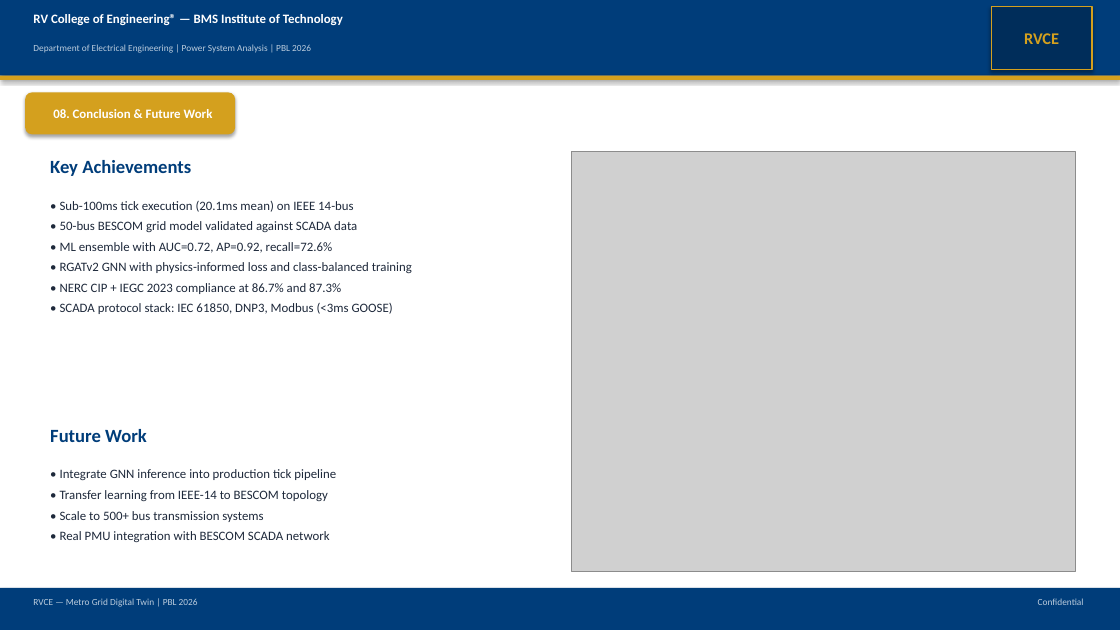
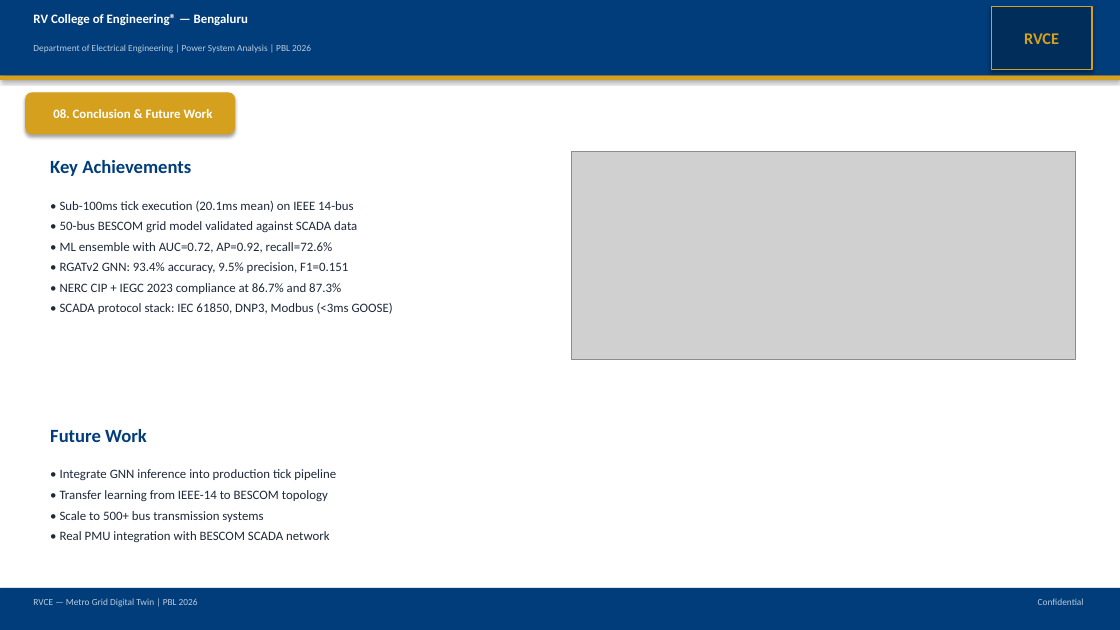
Before and after one commit to varshinicb1/psa-pbl, a slide deck: slide 15 of docs/Metro_Grid_Digital_Twin.pptx. Drawn at 1120x630 pixels with LibreOffice and Linux fonts; fonts in the diff are those of the drawing; grey boxes stand for pictures. Boxes give left, top, right and bottom in pixels: in the first picture for what was removed or moved away, otherwise in the second. Text is boxed around its words. In the diff, an @@ line names an element or a change of style, - is before the commit and + after.

```diff
--- a/docs/Metro_Grid_Digital_Twin.pptx
+++ b/docs/Metro_Grid_Digital_Twin.pptx
@@ text at (33,14,248,25): text changed @@
-RV College of Engineering® — BMS Institute of Technology
+RV College of Engineering® — Bengaluru
@@ picture: place and size @@
-picture at (571,151,1075,571)
+picture at (571,151,1075,360)
@@ text at (60,262,348,273): text changed @@
-• RGATv2 GNN with physics-informed loss and class-balanced training
+• RGATv2 GNN: 93.4% accuracy, 9.5% precision, F1=0.151
```
Also in this commit, not shown: 13 other slides changed, 12 other files.
